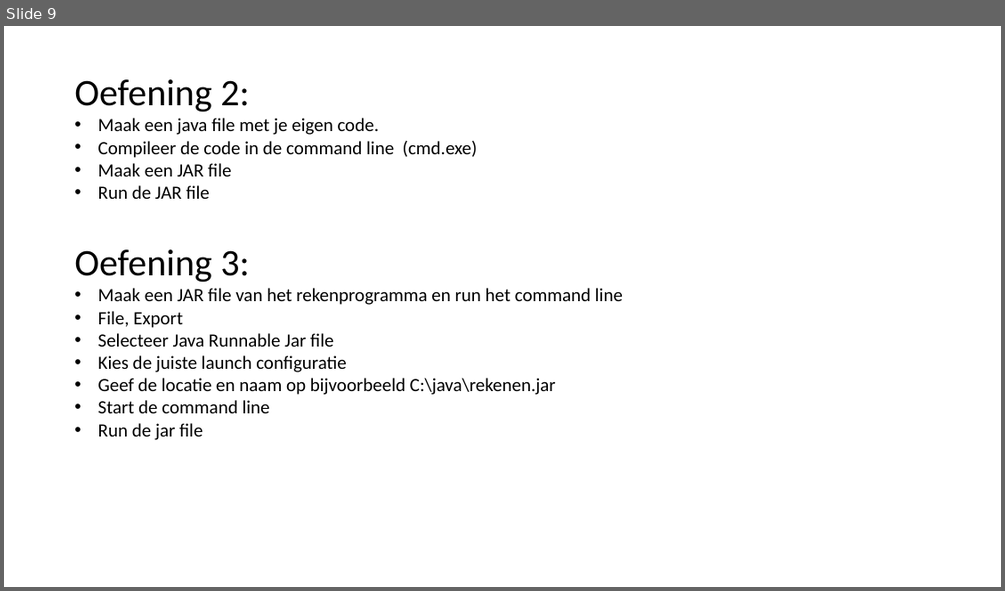
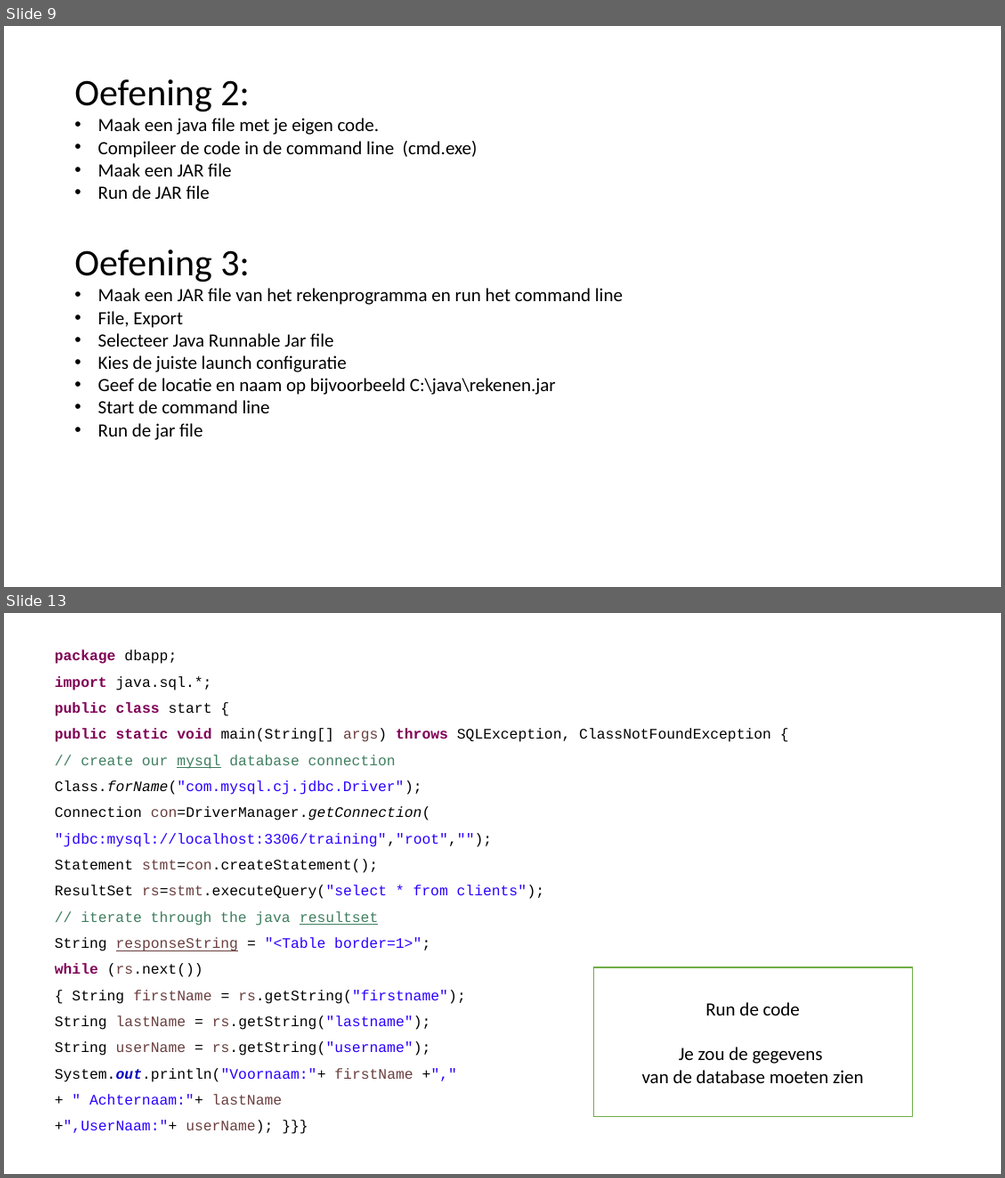
Before and after one commit to otcap/training, a slide deck: java/quickstart/Java training.pptx. Shown one above the other, each under a label of ours: slide 9 before the commit, slides 9 and 13 after it; the slides between them are not shown. The pictures are 1005x591 and 1005x1178 pixels, drawn with LibreOffice and Linux fonts; fonts in the diff are those of the drawing. Boxes give left, top, right and bottom in pixels: in the first picture for what was removed or moved away, otherwise in the second. Text is boxed around its words. In the diff, an @@ line names an element or a change of style, - is before the commit and + after.

```diff
--- a/java/quickstart/Java training.pptx
+++ b/java/quickstart/Java training.pptx
@@ slide 13 added at <box>4,613,1001,1174</box>, background #FFFFFF @@
@@ text added at <box>55,649,771,1134</box>, 14 pt, text #000000 @@
+package dbapp;
+import java.sql.*;
+public class start {
+public static void main(String[] args) throws SQLException, ClassNotFoundException {
+// create our mysql database connection
+Class.forName("com.mysql.cj.jdbc.Driver");
+Connection con=DriverManager.getConnection(
+"jdbc:mysql://localhost:3306/training","root","");
+Statement stmt=con.createStatement();
+ResultSet rs=stmt.executeQuery("select * from clients");
+// iterate through the java resultset
+String responseString = "<Table border=1>";
+while (rs.next())
+{ String firstName = rs.getString("firstname");
+String lastName = rs.getString("lastname");
+String userName = rs.getString("username");
+System.out.println("Voornaam:"+ firstName +","
++ " Achternaam:"+ lastName
++",UserNaam:"+ userName); }}}
@@ rectangle added at <box>593,967,912,1117</box>, fill #FFFFFF, outline #70AD47 1 pt, 18 pt, text #000000 @@
+Run de code
+Je zou de gegevens
+van de database moeten zien
```
Also in this commit, not shown: 1 slide changed, 3 other slides added, 1 slide removed.
